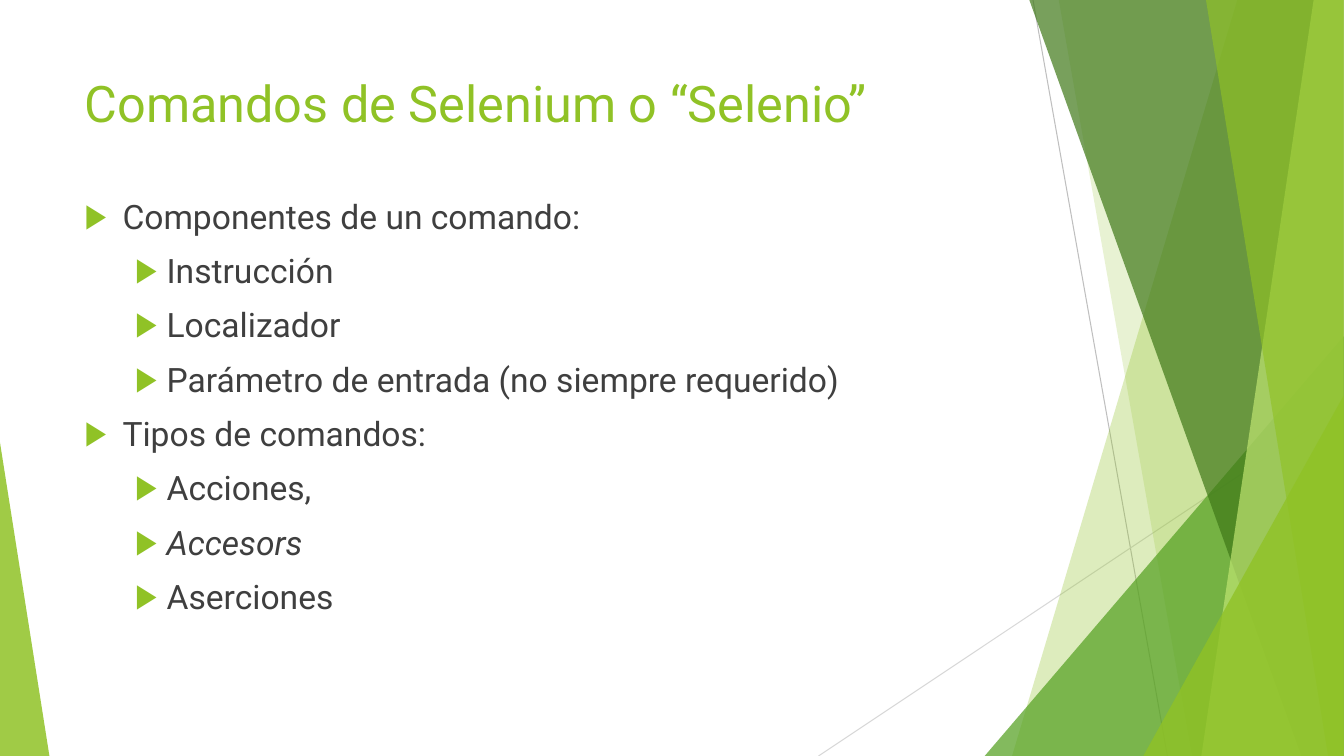
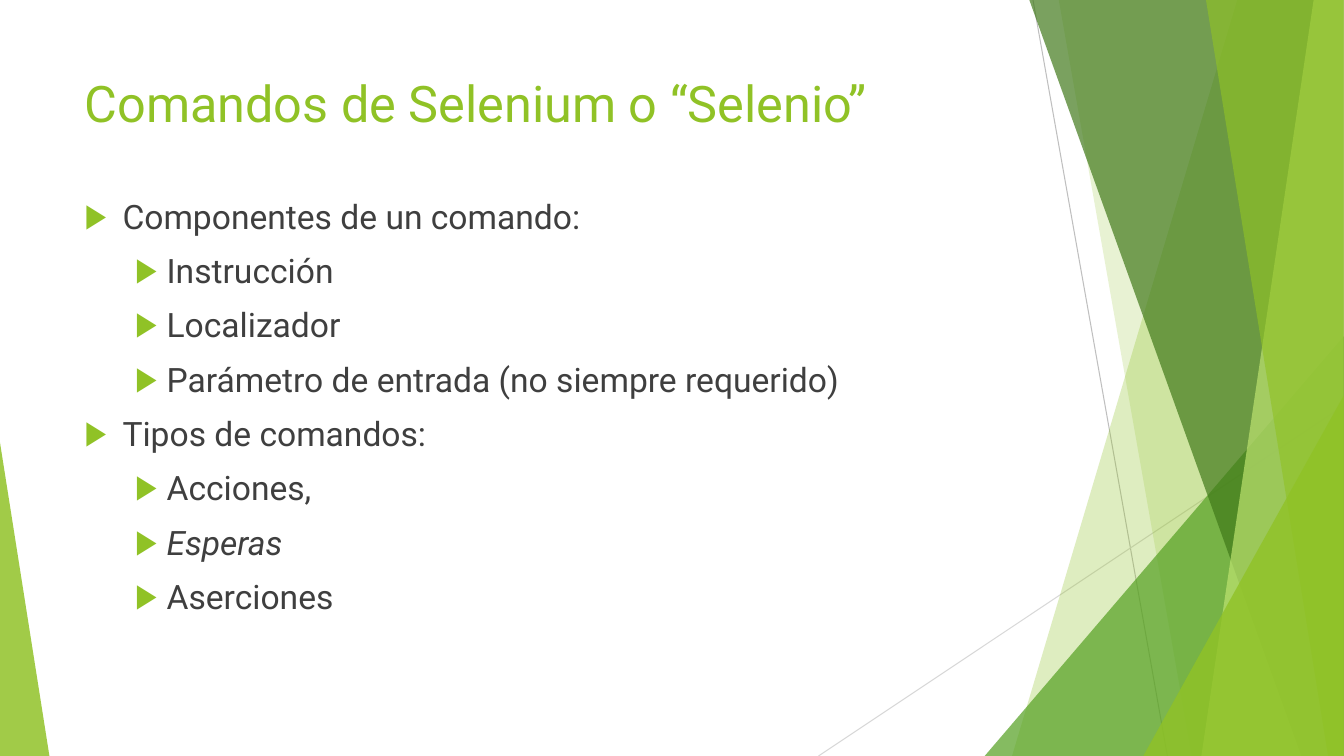
Before and after one commit to jomarnavarro/intro_automation, a slide deck: slide 17 of presentaciones/Selenium, Modulo 1.pptx (slide 27 before the commit). Drawn at 1344x756 pixels with LibreOffice and Linux fonts; fonts in the diff are those of the drawing. Boxes give left, top, right and bottom in pixels: in the first picture for what was removed or moved away, otherwise in the second. Text is boxed around its words. In the diff, an @@ line names an element or a change of style, - is before the commit and + after.

```diff
--- a/presentaciones/Selenium, Modulo 1.pptx
+++ b/presentaciones/Selenium, Modulo 1.pptx
@@ text at [167, 531, 283, 562]: text changed @@
-  ▶ Accesors
+  ▶ Esperas
```
Also in this commit, not shown: 26 other slides changed, 14 slides removed, 18 other files.
